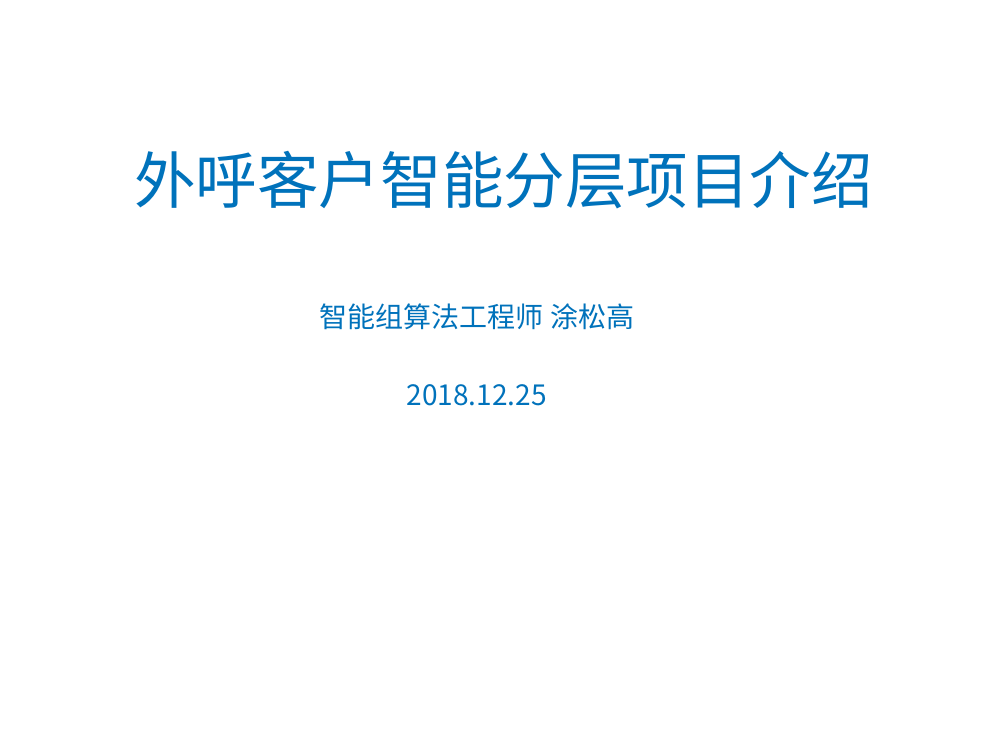
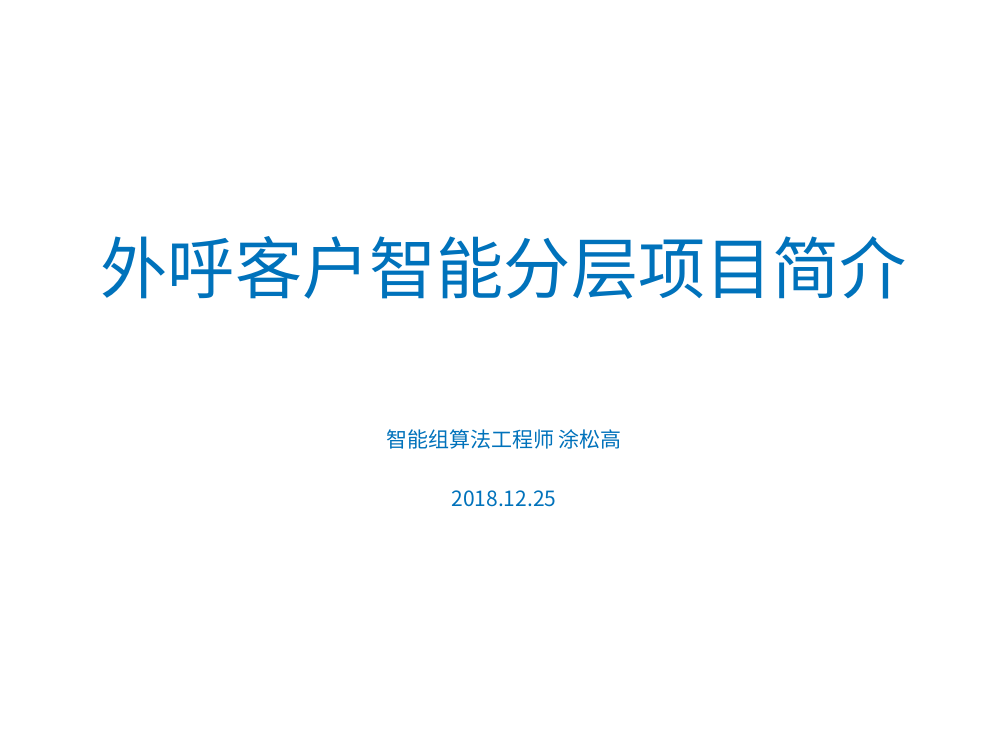
Before and after one commit to tusonggao/wwjjttbb_jk, a slide deck: slide 1 of 2018_12_16/客户智能分层需求说明_home.pptx. Drawn at 1008x756 pixels with LibreOffice and Linux fonts; fonts in the diff are those of the drawing; background and template pictures are left out. Boxes give left, top, right and bottom in pixels: in the first picture for what was removed or moved away, otherwise in the second. Text is boxed around its words. In the diff, an @@ line names an element or a change of style, - is before the commit and + after.

```diff
--- a/2018_12_16/客户智能分层需求说明_home.pptx
+++ b/2018_12_16/客户智能分层需求说明_home.pptx
@@ title at (x1=101, y1=236, x2=907, y2=299): text changed; size 44 to 48 pt @@
-外呼客户智能分层项目介绍
+外呼客户智能分层项目简介
@@ text "智能组算法工程师 涂松高" moved from (x1=319, y1=303, x2=634, y2=406) to (x1=386, y1=429, x2=622, y2=507) @@
@@ text "智能组算法工程师 涂松高" at (x1=386, y1=429, x2=622, y2=507): size 20 to 15 pt; less space between paragraphs @@
```
Also in this commit, not shown: 3 other slides changed, 2 slides added, 14 slides removed, 1 other file.
